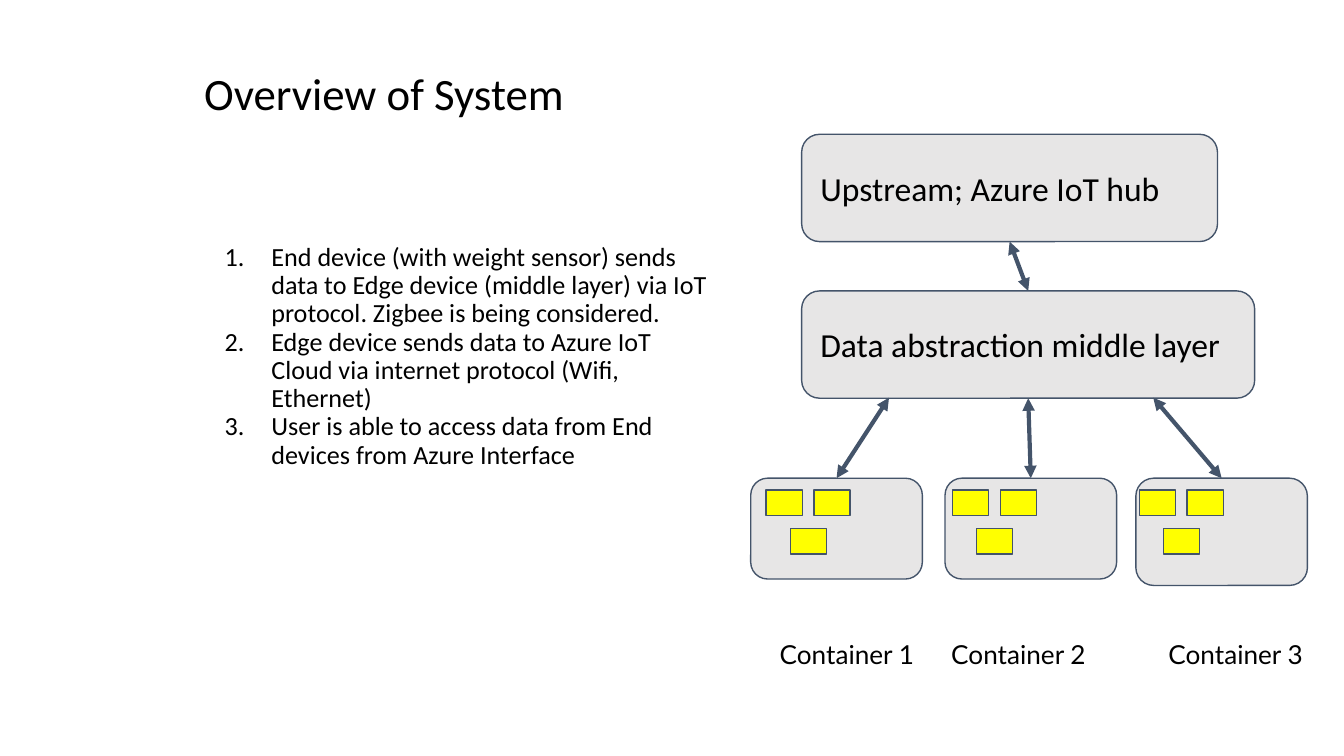
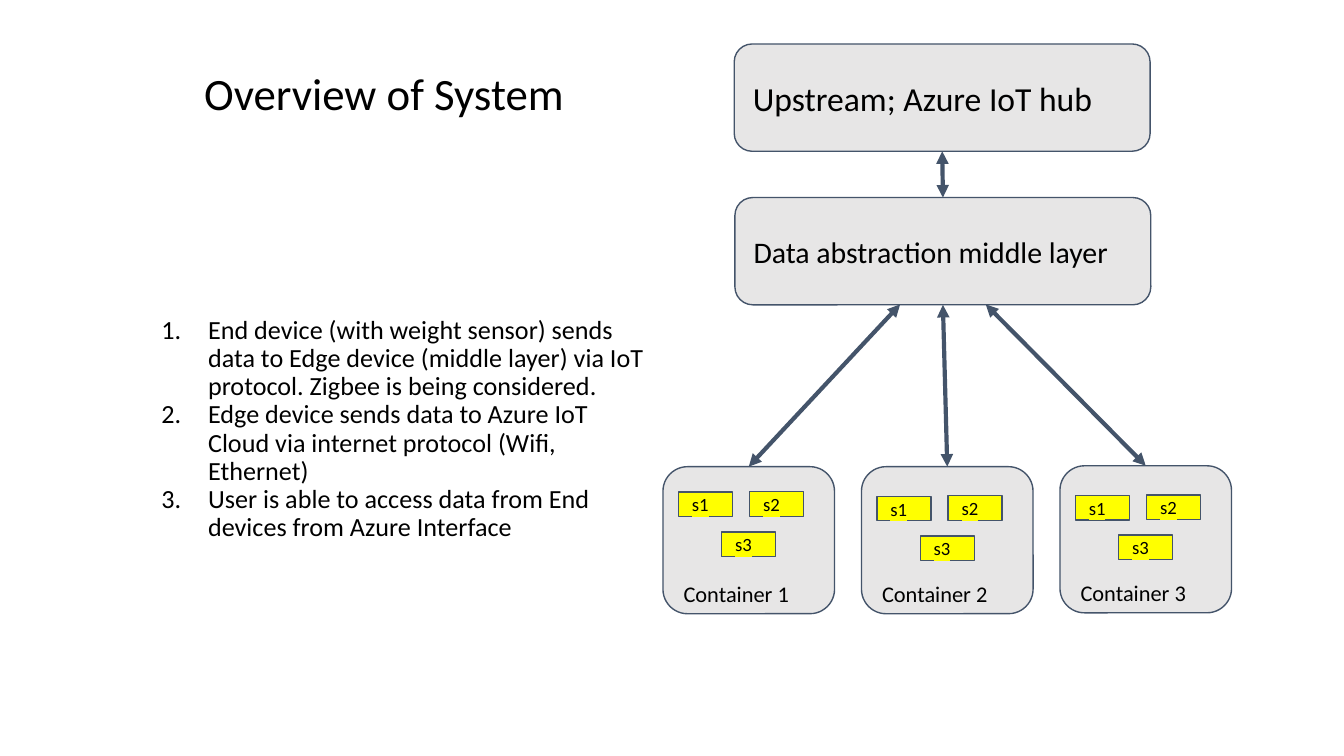
Before and after one commit to m3l1k4/Capstone_F19_Group_110, a slide deck: slide 6 of documents/proposal/20191010 - Presentation.pptx. Drawn at 1344x756 pixels with LibreOffice and Linux fonts; fonts in the diff are those of the drawing. Boxes give left, top, right and bottom in pixels: in the first picture for what was removed or moved away, otherwise in the second. Text is boxed around its words. In the diff, an @@ line names an element or a change of style, - is before the commit and + after.

```diff
--- a/documents/proposal/20191010 - Presentation.pptx
+++ b/documents/proposal/20191010 - Presentation.pptx
@@ rounded rectangle "Upstream; Azure IoT hub" moved from (x1=802, y1=134, x2=1218, y2=242) to (x1=734, y1=44, x2=1149, y2=152) @@
@@ double arrow moved from (1028, 292) - (1009, 242) to (943, 198) - (942, 152) @@
@@ rounded rectangle "Data abstraction middle layer" resized from (x1=802, y1=292, x2=1255, y2=399) to (x1=735, y1=198, x2=1150, y2=305) @@
@@ rounded rectangle "Data abstraction middle layer" at (x1=735, y1=198, x2=1150, y2=305): size 18 to 16 pt @@
@@ text "End device (with weight sensor) ..." moved from (x1=271, y1=247, x2=706, y2=465) to (x1=208, y1=320, x2=643, y2=537) @@
@@ double arrow moved from (836, 478) - (888, 398) to (749, 466) - (900, 305) @@
@@ double arrow moved from (1031, 478) - (1028, 398) to (948, 466) - (943, 305) @@
@@ double arrow moved from (1222, 478) - (1153, 398) to (1146, 466) - (985, 305) @@
@@ size 14 to 12 pt, font Lato to Calibri; vertical alignment top to middle; fill none to #E7E6E6; outline none to #44546A 0.75 pt in 3 elements at (x1=862, y1=466, x2=1034, y2=613), (x1=1060, y1=466, x2=1232, y2=613), (x1=663, y1=466, x2=835, y2=613) @@
@@ rounded rectangle "Container 1" resized from (x1=780, y1=645, x2=914, y2=665) to (x1=663, y1=466, x2=835, y2=613) @@
@@ rounded rectangle "Container 2" resized from (x1=951, y1=645, x2=1085, y2=665) to (x1=862, y1=466, x2=1034, y2=613) @@
@@ rounded rectangle "Container 3" resized from (x1=1168, y1=645, x2=1303, y2=665) to (x1=1060, y1=466, x2=1232, y2=613) @@
@@ rectangle "s1" resized from (x1=766, y1=491, x2=802, y2=516) to (x1=679, y1=492, x2=732, y2=516) @@
@@ text in rectangle at (x1=692, y1=499, x2=709, y2=511): text added @@
+s1
@@ group added at (x1=722, y1=492, x2=1200, y2=560): 8 rectangles @@
+s2
+s3
+s1
+s2
+s3
+s1
+s2
+s3
@@ group removed at (x1=751, y1=478, x2=1308, y2=586): 8 rectangles, 3 rounded rectangles @@
```
